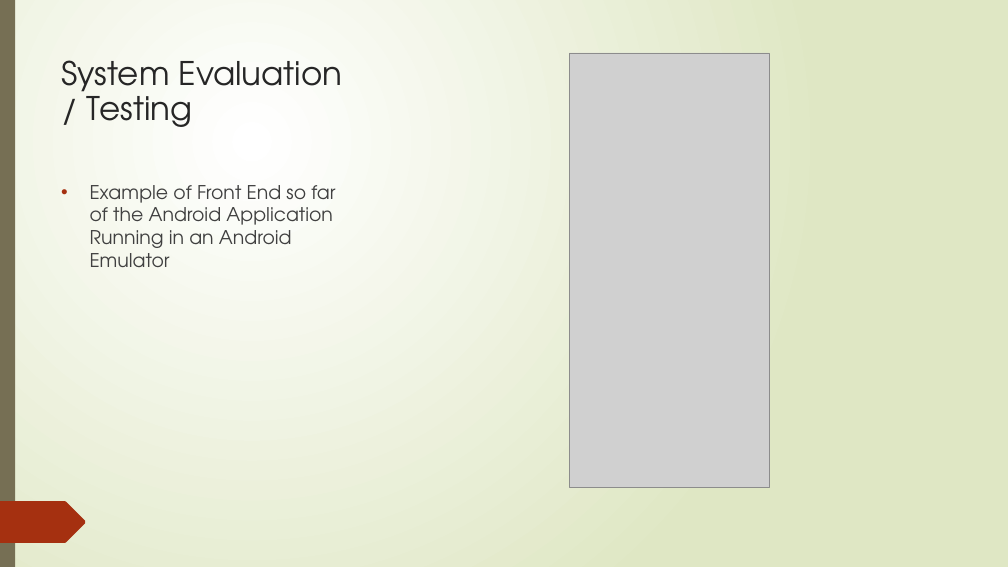
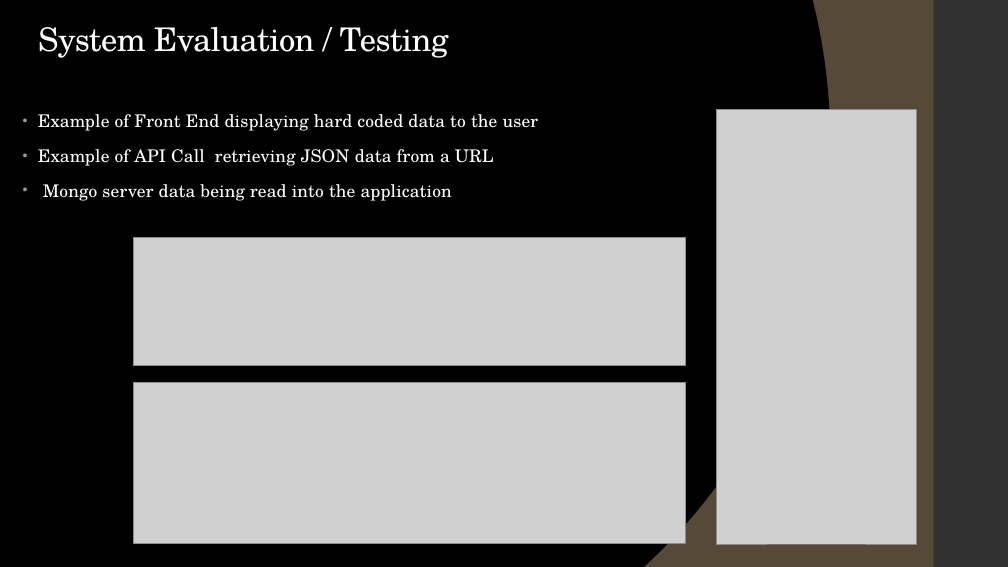
Before and after one commit to stevenJoyce/4thYearGroupProject, a slide deck: slide 5 of SportAdvisor.pptx (slide 6 before the commit). Drawn at 1008x567 pixels with LibreOffice and Linux fonts; fonts in the diff are those of the drawing; grey boxes stand for pictures. Boxes give left, top, right and bottom in pixels: in the first picture for what was removed or moved away, otherwise in the second. Text is boxed around its words. In the diff, an @@ line names an element or a change of style, - is before the commit and + after.

```diff
--- a/SportAdvisor.pptx
+++ b/SportAdvisor.pptx
@@ background gradient #FFFFFF to #DFE8C4 to gradient #000000 to #564938 @@
@@ rectangle removed at [0,0,1008,567] @@
@@ rectangle removed at [0,0,15,567] @@
@@ title "System Evaluation / Testing": place and size @@
-title "System Evaluation / Testing" at [61,60,343,127]
+title "System Evaluation / Testing" at [38,27,449,58]
@@ title "System Evaluation / Testing" at [38,27,449,58]: font TeX Gyre Adventor to TeX Gyre Schola, text colour #262626 to #FFFFFF, letter spacing 0 to -0.5 pt; vertical alignment top to bottom @@
@@ rectangle added at [934,0,1008,567], fill #303030 @@
@@ freeform shape removed at [0,59,132,101] @@
@@ text at [38,114,539,201]: text changed; size 18 to 16.6 pt; font TeX Gyre Adventor to TeX Gyre Schola; text colour #404040 to #FFFFFF @@
-• Example of Front End so far of the Android Application Running in an Android Emulator
+• Example of Front End displaying hard coded data to the user
+• Example of API Call retrieving JSON data from a URL
+• Mongo server data being read into the application
@@ picture: place and size @@
-picture at [569,53,769,487]
+picture at [717,110,917,544]
@@ picture added at [134,237,686,365] @@
@@ picture added at [134,383,686,543] @@
@@ freeform shape removed at [0,501,86,543] @@
@@ group removed at [0,116,236,567]: 10 freeform shapes @@
@@ group removed at [2,0,197,567]: 12 freeform shapes @@
```
Also in this commit, not shown: 3 other slides changed, 2 slides added, 5 slides removed.
